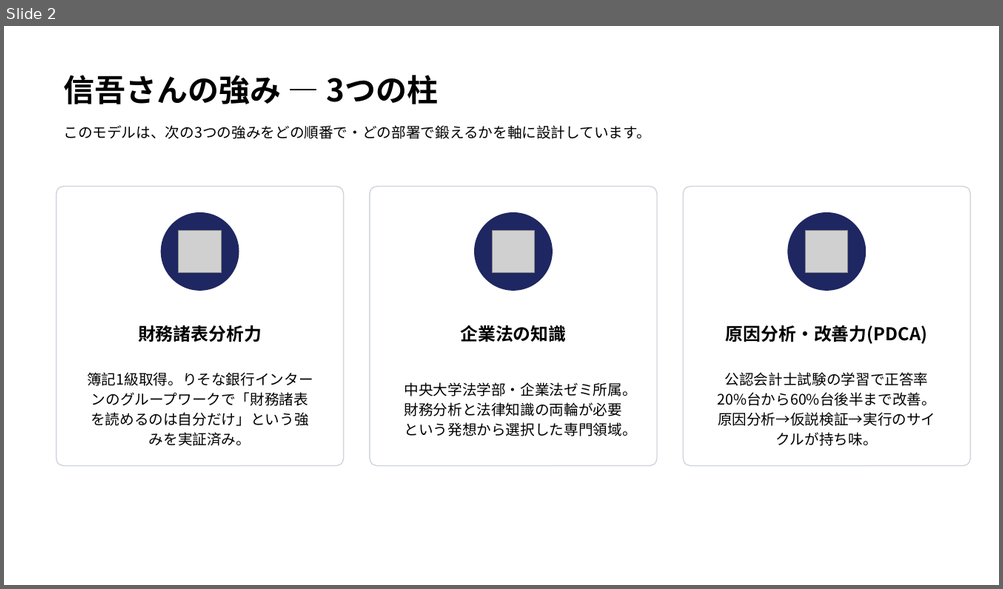
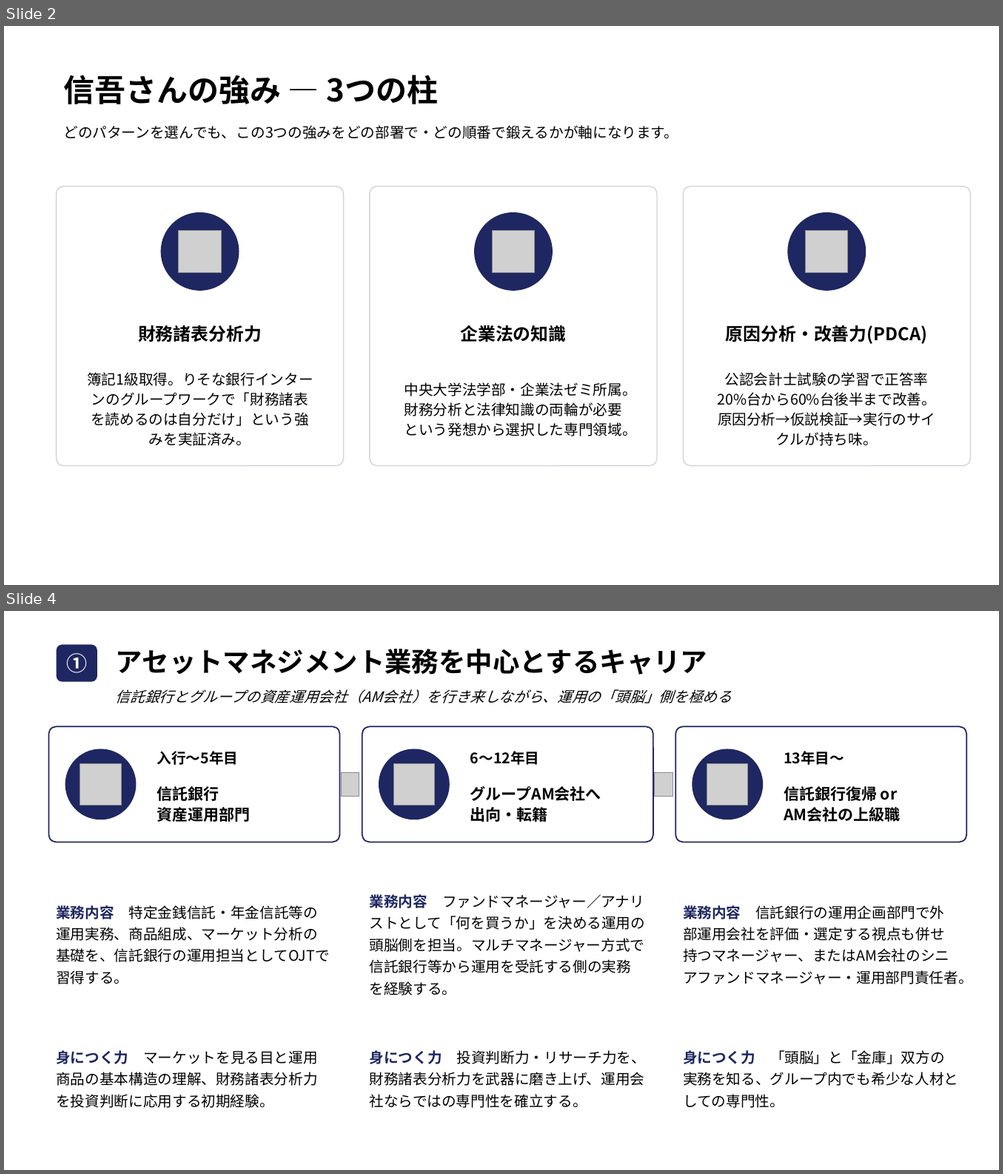
Before and after one commit to nasukazunori/NasuVault2, a slide deck: 信吾/銀行研究/添付ファイル/信託銀行キャリア形成モデル.pptx. Shown one above the other, each under a label of ours: slide 2 before the commit, slides 2 and 4 after it; the slides between them are not shown. The pictures are 1003x589 and 1003x1174 pixels, drawn with LibreOffice and Linux fonts; fonts in the diff are those of the drawing; grey boxes stand for pictures. Boxes give left, top, right and bottom in pixels: in the first picture for what was removed or moved away, otherwise in the second. Text is boxed around its words. In the diff, an @@ line names an element or a change of style, - is before the commit and + after.

```diff
--- a/信吾/銀行研究/添付ファイル/信託銀行キャリア形成モデル.pptx
+++ b/信吾/銀行研究/添付ファイル/信託銀行キャリア形成モデル.pptx
@@ slide 4 added at <box>4,611,999,1170</box>, background #FFFFFF @@
@@ rounded rectangle added at <box>57,644,97,682</box>, fill #1E2761 @@
@@ text added at <box>66,653,87,673</box>, 20 pt, text #FFFFFF, bold @@
+①
@@ text added at <box>116,649,707,675</box>, 26 pt, text #000000, bold @@
+アセットマネジメント業務を中心とするキャリア
@@ text added at <box>116,689,731,703</box>, 14 pt, text #000000, italic @@
+信託銀行とグループの資産運用会社（AM会社）を行き来しながら、運用の「頭脳」側を極める
@@ rounded rectangle added at <box>48,726,340,843</box>, fill #FFFFFF, outline #1E2761 1.25 pt @@
@@ rounded rectangle added at <box>362,726,653,843</box>, fill #FFFFFF, outline #1E2761 1.25 pt @@
@@ rounded rectangle added at <box>675,726,967,843</box>, fill #FFFFFF, outline #1E2761 1.25 pt @@
@@ ellipse added at <box>65,749,136,820</box>, fill #1E2761 @@
@@ picture added at <box>80,764,121,805</box> @@
@@ text added at <box>156,751,238,765</box>, 14 pt, text #000000, bold @@
+入行〜5年目
@@ ellipse added at <box>378,749,449,820</box>, fill #1E2761 @@
@@ picture added at <box>393,764,435,805</box> @@
@@ text added at <box>470,751,540,765</box>, 14 pt, text #000000, bold @@
+6〜12年目
@@ ellipse added at <box>692,749,762,820</box>, fill #1E2761 @@
@@ picture added at <box>707,764,748,805</box> @@
@@ text added at <box>783,751,844,765</box>, 14 pt, text #000000, bold @@
+13年目〜
@@ text added at <box>156,786,250,822</box>, 15 pt, text #000000, bold @@
+信託銀行
+資産運用部門
@@ picture added at <box>341,773,359,797</box> @@
@@ text added at <box>470,786,601,822</box>, 15 pt, text #000000, bold @@
+グループAM会社へ
+出向・転籍
@@ picture added at <box>654,773,672,797</box> @@
@@ text added at <box>783,786,899,822</box>, 15 pt, text #000000, bold @@
+信託銀行復帰 or
+AM会社の上級職
@@ text added at <box>370,894,645,996</box>, 14 pt, text #000000 @@
+業務内容 ファンドマネージャー／アナリストとして「何を買うか」を決める運用の頭脳側を担当。マルチマネージャー方式で信託銀行等から運用を受託する側の実務を経験する。
@@ text added at <box>56,906,330,985</box>, 14 pt, text #000000 @@
+業務内容 特定金銭信託・年金信託等の運用実務、商品組成、マーケット分析の基礎を、信託銀行の運用担当としてOJTで習得する。
@@ text added at <box>683,906,973,985</box>, 14 pt, text #000000 @@
+業務内容 信託銀行の運用企画部門で外部運用会社を評価・選定する視点も併せ持つマネージャー、またはAM会社のシニアファンドマネージャー・運用部門責任者。
@@ text added at <box>56,1051,318,1108</box>, 14 pt, text #000000 @@
+身につく力 マーケットを見る目と運用商品の基本構造の理解、財務諸表分析力を投資判断に応用する初期経験。
@@ text added at <box>370,1051,646,1108</box>, 14 pt, text #000000 @@
+身につく力 投資判断力・リサーチ力を、財務諸表分析力を武器に磨き上げ、運用会社ならではの専門性を確立する。
@@ text added at <box>683,1051,958,1108</box>, 14 pt, text #000000 @@
+身につく力 「頭脳」と「金庫」双方の実務を知る、グループ内でも希少な人材としての専門性。
@@ slide 2 changed as well @@
@@ text at <box>63,125,678,139</box>: text changed @@
-このモデルは、次の3つの強みをどの順番で・どの部署で鍛えるかを軸に設計しています。
+どのパターンを選んでも、この3つの強みをどの部署で・どの順番で鍛えるかが軸になります。
```
Also in this commit, not shown: 1 other slide changed, 4 other slides added, 6 slides removed.
